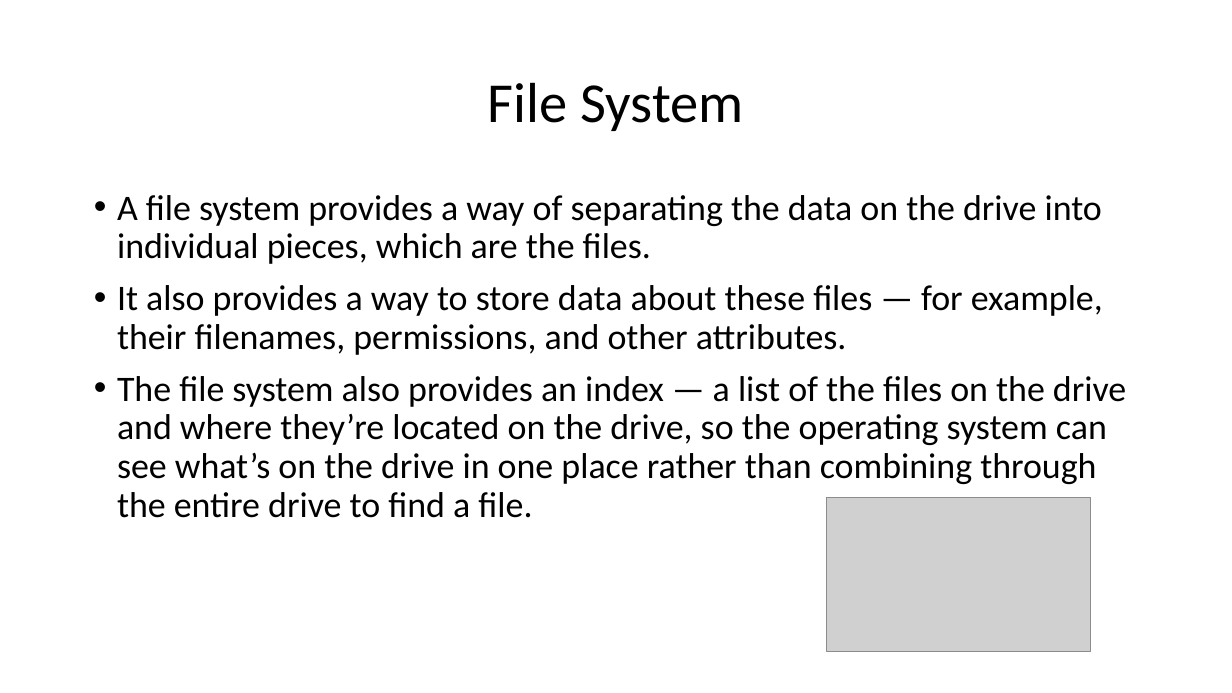
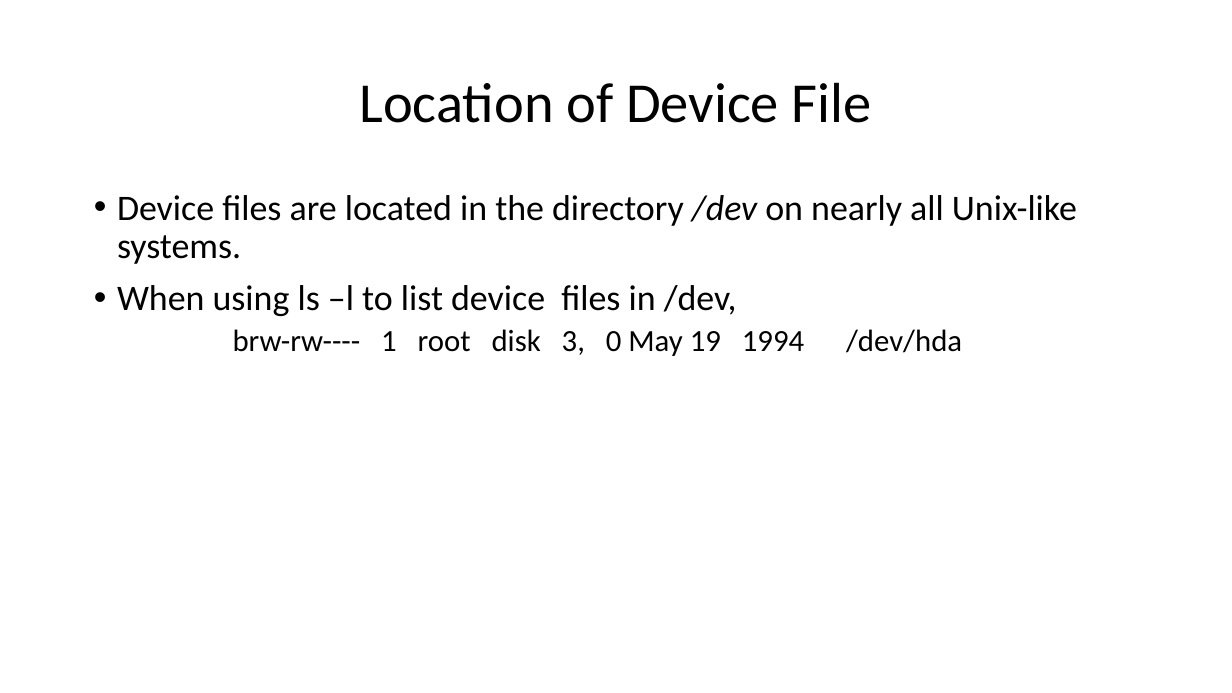
Before and after one commit to amolhadkar71/PPT-s, a slide deck: slide 5 of Types of File System.pptx (slide 1 before the commit). Drawn at 1232x693 pixels with LibreOffice and Linux fonts; fonts in the diff are those of the drawing; grey boxes stand for pictures. Boxes give left, top, right and bottom in pixels: in the first picture for what was removed or moved away, otherwise in the second. Text is boxed around its words. In the diff, an @@ line names an element or a change of style, - is before the commit and + after.

```diff
--- a/Types of File System.pptx
+++ b/Types of File System.pptx
@@ title at <box>359,82,872,123</box>: text changed @@
-File System
+Location of Device File
@@ text at <box>117,195,1077,356</box>: text changed @@
-• A file system provides a way of separating the data on the drive into individual pieces, which are the files.
-• It also provides a way to store data about these files — for example, their filenames, permissions, and other attributes.
-• The file system also provides an index — a list of the files on the drive and where they’re located on the drive, so the operating system can see what’s on the drive in one place rather than combining through the entire drive to find a file.
+• Device files are located in the directory /dev on nearly all Unix-like systems.
+• When using ls –l to list device files in /dev,
+  brw-rw---- 1 root disk 3, 0 May 19 1994 /dev/hda
@@ picture removed at <box>826,497,1090,652</box> @@
```
Also in this commit, not shown: 8 other slides changed, 2 slides added, 6 slides removed, 2 other files.
